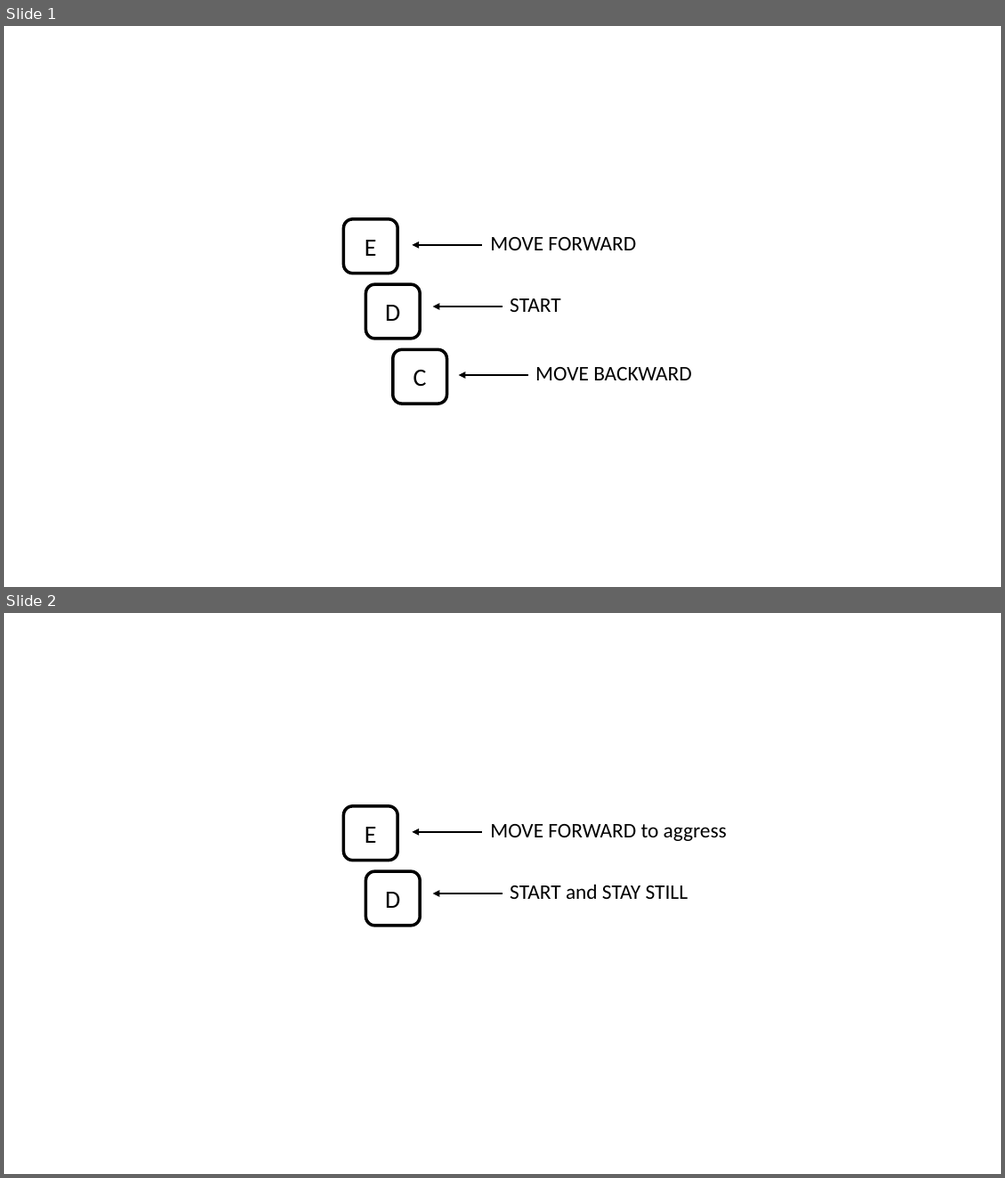
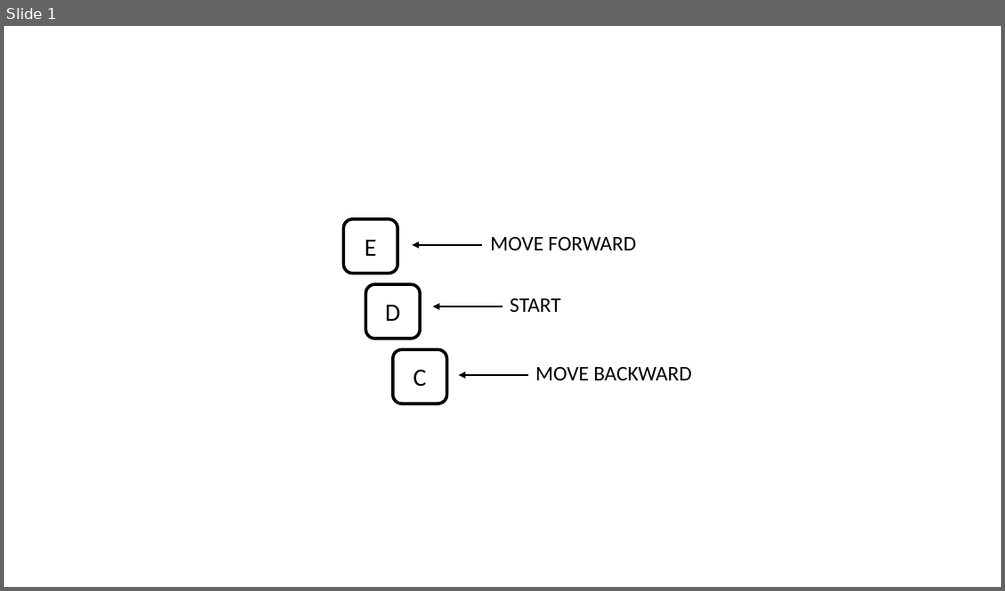
Before and after one commit to marinerougier/VAAST_RC_auditory, a slide deck: media/vaast-keyboard.pptx. Shown one above the other, each under a label of ours: slides 1 and 2 before the commit, slide 1 after it. The pictures are 1005x1178 and 1005x591 pixels, drawn with LibreOffice and Linux fonts; fonts in the diff are those of the drawing. Boxes give left, top, right and bottom in pixels: in the first picture for what was removed or moved away, otherwise in the second. Text is boxed around its words. In the diff, an @@ line names an element or a change of style, - is before the commit and + after.

```diff
--- a/media/vaast-keyboard.pptx
+++ b/media/vaast-keyboard.pptx
@@ slide 2 removed at <box>4,613,1001,1174</box>, background #FFFFFF @@
@@ group removed at <box>343,806,727,925</box>: 2 rounded rectangles, 2 arrows, 2 texts @@
-E
-D
-MOVE FORWARD to aggress
-START and STAY STILL
```
Also in this commit, not shown: 1 slide added, 2 other slides removed, 9 other files.
